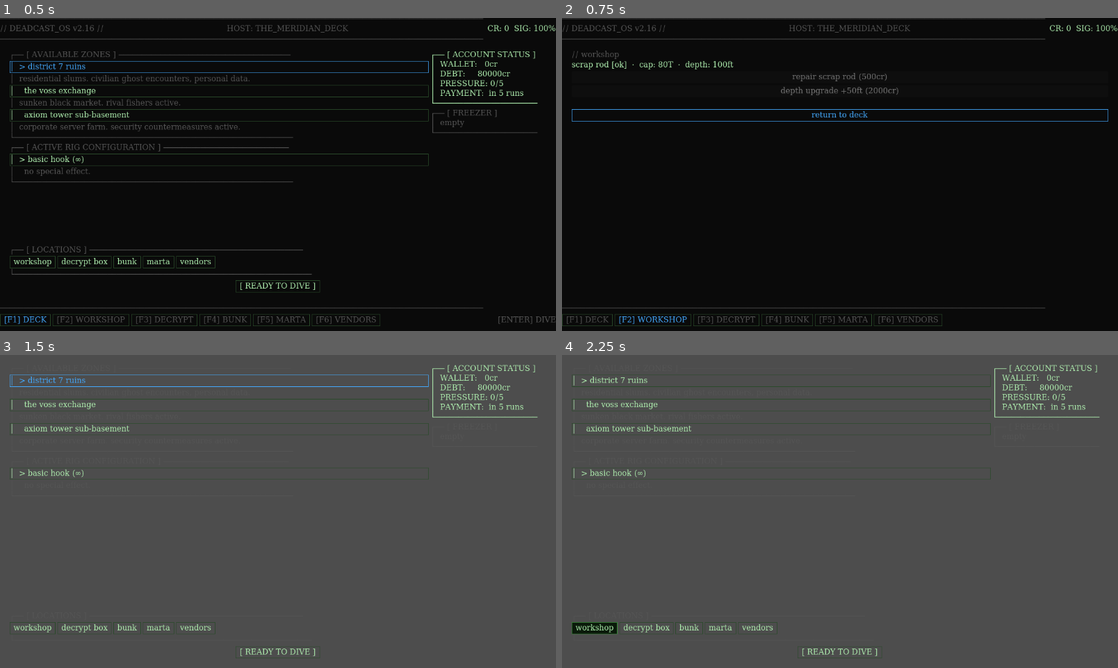
Above: before the commit, frames 1-4 (two rows, left to right).
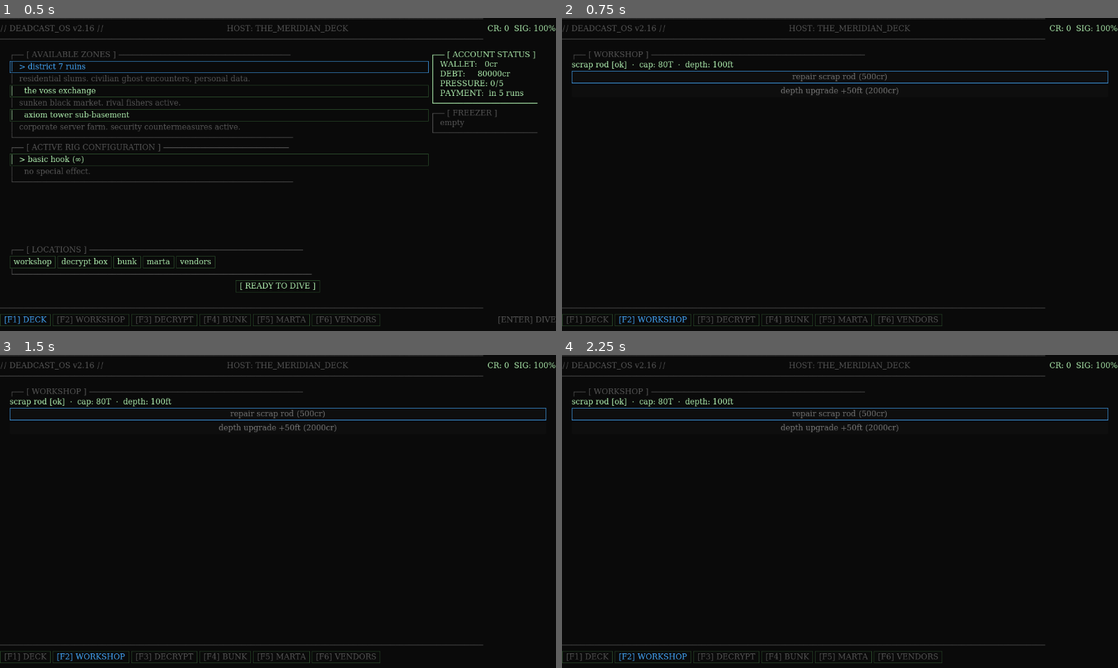
Above: after the commit, the same moments.

Repository: Teeohbee/deadcast
Game: Godot game, scene res://scenes/AppShell.tscn
The game is run twice, just before and just after one commit, with the same random seed, the same clock (stepped at 60 frames per second) and the same inputs.
Inputs (mouse positions are in pixels of both pictures, inside the frame that each line leads up to):
- Up to frame 1 (0.5 s): no input
- Up to frame 2 (0.75 s): click "workshop" at 0.5 s
- Up to frame 3 (1.5 s): click (278, 452) at 1.25 s, where only the run before the commit has a clickable "return to deck"
- Up to frame 4 (2.25 s): click (595, 627) at 2 s, where only the run before the commit has a clickable "workshop"

Frame 1 is identical in both runs. In frame 2, 1.2% of the frame differs, in the area x 1-99%, y 10-34%; in frame 3, 99%, in the area x 0-100%, y 0-100%; in frame 4, 99%.
Error before the commit: Assertion failed: UIController.initialize() must be called before navigate_to() (res://autoload/UIController.gd:30)

Commit message:
feat: migrate Workshop, DecryptBox, Bunk, MartaTerminal to shell navigation

Diff:
--- a/scenes/barge_hub/Bunk.gd
+++ b/scenes/barge_hub/Bunk.gd
@@ -2,18 +2,11 @@
 extends Control
 
 @onready var journal_label: RichTextLabel = $VBoxContainer/JournalLabel
-@onready var back_button: Button = $VBoxContainer/BackButton
 
 func _ready() -> void:
 	self.theme = UIStyle.get_theme()
-	UIStyle.apply_background(self)
-	back_button.focus_mode = Control.FOCUS_ALL
-	UIStyle.apply_button(back_button)
-	back_button.text = "return to deck"
-	back_button.pressed.connect(func(): get_tree().change_scene_to_file("res://scenes/barge_hub/BargeHub.tscn"))
-	back_button.grab_focus()
 
-	$VBoxContainer/TitleLabel.text = "// the bunk"
+	$VBoxContainer/TitleLabel.text = "┌── [ THE BUNK ] ──────────────────────────────────────────────"
 	UIStyle.apply_label($VBoxContainer/TitleLabel, UIStyle.COL_DIM)
 
 	if GameState.journal_entries.is_empty():
--- a/scenes/barge_hub/Bunk.tscn
+++ b/scenes/barge_hub/Bunk.tscn
@@ -23,6 +23,3 @@
 scroll_active = false
 bbcode_enabled = false
 size_flags_vertical = 3
-
-[node name="BackButton" type="Button" parent="VBoxContainer"]
-text = "Return to Deck"
--- a/scenes/barge_hub/DecryptBox.gd
+++ b/scenes/barge_hub/DecryptBox.gd
@@ -6,25 +6,21 @@
 @onready var status_label: Label = $VBoxContainer/StatusLabel
 @onready var load_button: Button = $VBoxContainer/LoadButton
 @onready var message_label: Label = $VBoxContainer/MessageLabel
-@onready var back_button: Button = $VBoxContainer/BackButton
 
 func _ready() -> void:
 	self.theme = UIStyle.get_theme()
-	UIStyle.apply_background(self)
-	for btn in [load_button, back_button]:
+	for btn in [load_button]:
 		btn.focus_mode = Control.FOCUS_ALL
 		UIStyle.apply_button(btn)
 
-	$VBoxContainer/TitleLabel.text = "// decrypt box"
+	$VBoxContainer/TitleLabel.text = "┌── [ DECRYPT BOX ] ───────────────────────────────────────────"
 	UIStyle.apply_label($VBoxContainer/TitleLabel, UIStyle.COL_DIM)
 	UIStyle.apply_label(status_label, UIStyle.COL_TEXT)
 	UIStyle.apply_label(message_label, UIStyle.COL_DIM)
 
-	back_button.text = "return to deck"
 	load_button.pressed.connect(_on_load_pressed)
-	back_button.pressed.connect(func(): get_tree().change_scene_to_file("res://scenes/barge_hub/BargeHub.tscn"))
 	_refresh()
-	back_button.grab_focus()
+	load_button.grab_focus()
 
 func _refresh() -> void:
 	var decrypting = GameState.decrypt_box_runs > 0
--- a/scenes/barge_hub/DecryptBox.tscn
+++ b/scenes/barge_hub/DecryptBox.tscn
@@ -26,6 +26,3 @@
 
 [node name="MessageLabel" type="Label" parent="VBoxContainer"]
 text = ""
-
-[node name="BackButton" type="Button" parent="VBoxContainer"]
-text = "Return to Deck"
--- a/scenes/barge_hub/MartaTerminal.gd
+++ b/scenes/barge_hub/MartaTerminal.gd
@@ -5,17 +5,11 @@
 @onready var dialogue_label: Label = $VBoxContainer/DialogueLabel
 @onready var payment_label: Label = $VBoxContainer/PaymentLabel
 @onready var story_beat_label: Label = $VBoxContainer/StoryBeatLabel
-@onready var back_button: Button = $VBoxContainer/BackButton
 
 func _ready() -> void:
 	self.theme = UIStyle.get_theme()
-	UIStyle.apply_background(self)
-	back_button.focus_mode = Control.FOCUS_ALL
-	UIStyle.apply_button(back_button)
-	back_button.text = "disconnect"
-	back_button.pressed.connect(func(): get_tree().change_scene_to_file("res://scenes/barge_hub/BargeHub.tscn"))
 
-	$VBoxContainer/TitleLabel.text = "// marta voss — encrypted terminal"
+	$VBoxContainer/TitleLabel.text = "┌── [ MARTA VOSS — ENCRYPTED TERMINAL ] ──────────────────────"
 	UIStyle.apply_label($VBoxContainer/TitleLabel, UIStyle.COL_DIM)
 
 	GameState.marta_last_seen_run = GameState.run_count
@@ -43,8 +37,6 @@
 			runs_to_payment, "s" if runs_to_payment != 1 else ""]
 		UIStyle.apply_label(payment_label, UIStyle.COL_DIM)
 
-	back_button.grab_focus()
-
 func _marta_story_beat(run: int) -> String:
 	if run >= 12:
 		return "\"Keep working. I can make the debt go away faster.\"\n\"The price is reasonable. We'll discuss it.\"\n— Marta"
--- a/scenes/barge_hub/MartaTerminal.tscn
+++ b/scenes/barge_hub/MartaTerminal.tscn
@@ -30,6 +30,3 @@
 
 [node name="PaymentLabel" type="Label" parent="VBoxContainer"]
 text = ""
-
-[node name="BackButton" type="Button" parent="VBoxContainer"]
-text = "Disconnect"
--- a/scenes/barge_hub/Workshop.gd
+++ b/scenes/barge_hub/Workshop.gd
@@ -8,29 +8,26 @@
 @onready var repair_button: Button = $VBoxContainer/RepairButton
 @onready var depth_upgrade_button: Button = $VBoxContainer/DepthUpgradeButton
 @onready var message_label: Label = $VBoxContainer/MessageLabel
-@onready var back_button: Button = $VBoxContainer/BackButton
 
 func _ready() -> void:
 	self.theme = UIStyle.get_theme()
-	for btn in [repair_button, depth_upgrade_button, back_button]:
+	for btn in [repair_button, depth_upgrade_button]:
 		btn.focus_mode = Control.FOCUS_ALL
 		UIStyle.apply_button(btn)
 
-	$VBoxContainer/TitleLabel.text = "// workshop"
+	$VBoxContainer/TitleLabel.text = "┌── [ WORKSHOP ] ──────────────────────────────────────────────"
 	UIStyle.apply_label($VBoxContainer/TitleLabel, UIStyle.COL_DIM)
 	UIStyle.apply_label(rod_label, UIStyle.COL_TEXT)
 	UIStyle.apply_label(message_label, UIStyle.COL_DIM)
 
 	repair_button.text = "repair rod"
 	depth_upgrade_button.text = "depth upgrade"
-	back_button.text = "return to deck"
 
 	repair_button.pressed.connect(_on_repair_pressed)
 	depth_upgrade_button.pressed.connect(_on_depth_upgrade_pressed)
-	back_button.pressed.connect(func(): get_tree().change_scene_to_file("res://scenes/barge_hub/BargeHub.tscn"))
 
 	_refresh()
-	back_button.grab_focus()
+	repair_button.grab_focus()
 
 func _refresh() -> void:
 	var rod = GameState.current_rod
--- a/scenes/barge_hub/Workshop.tscn
+++ b/scenes/barge_hub/Workshop.tscn
@@ -41,6 +41,3 @@
 
 [node name="MessageLabel" type="Label" parent="VBoxContainer"]
 text = ""
-
-[node name="BackButton" type="Button" parent="VBoxContainer"]
-text = "Return to Deck"
